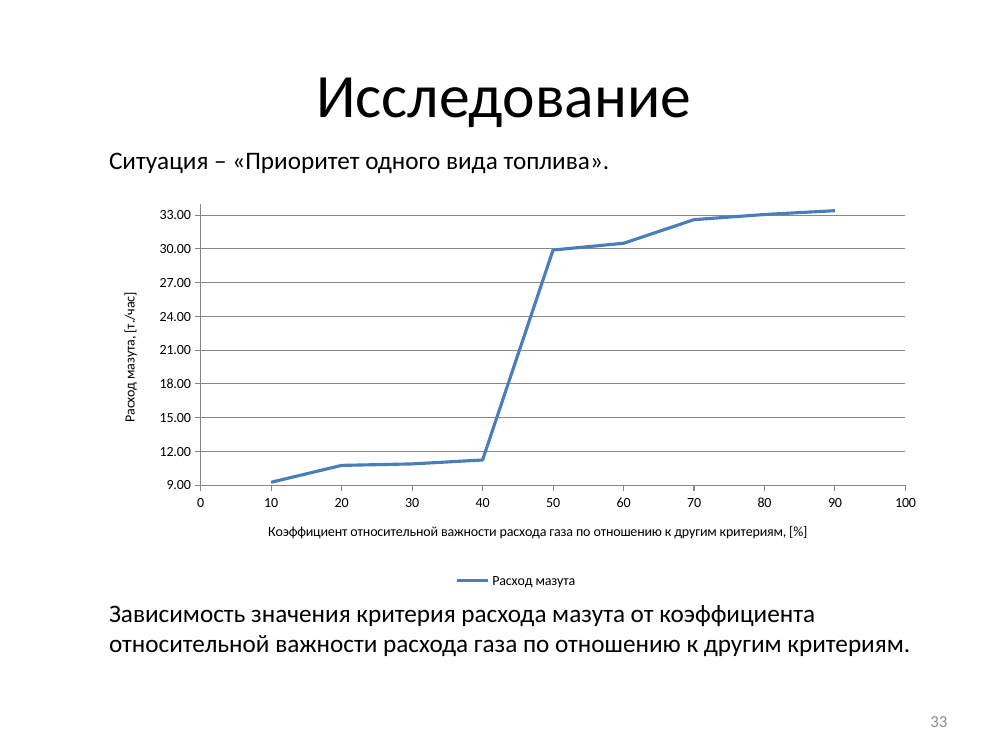
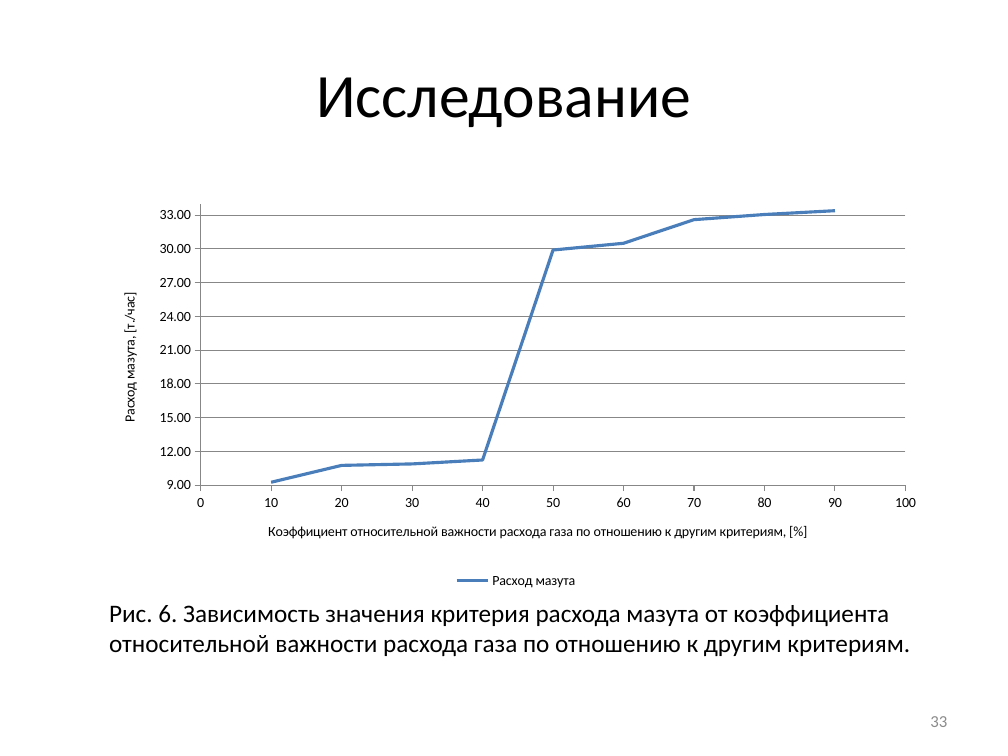
Before and after one commit to arkuzmin/diplom, a slide deck: slide 33 of optimization/4 семестр/Смотр 19.05.14/Презентация.pptx. Drawn at 1008x756 pixels with LibreOffice and Linux fonts; fonts in the diff are those of the drawing. Boxes give left, top, right and bottom in pixels: in the first picture for what was removed or moved away, otherwise in the second. Text is boxed around its words. In the diff, an @@ line names an element or a change of style, - is before the commit and + after.

```diff
--- a/optimization/4 семестр/Смотр 19.05.14/Презентация.pptx
+++ b/optimization/4 семестр/Смотр 19.05.14/Презентация.pptx
@@ text removed at <box>109,152,610,173</box> @@
-Ситуация – «Приоритет одного вида топлива».
@@ text at <box>109,605,910,656</box>: text changed @@
-Зависимость значения критерия расхода мазута от коэффициента относительной важности расхода газа по отношению к другим критериям.
+Рис. 6. Зависимость значения критерия расхода мазута от коэффициента относительной важности расхода газа по отношению к другим критериям.
```
Also in this commit, not shown: 13 other slides changed, 1 slide added, 1 slide removed, 2 other files.
